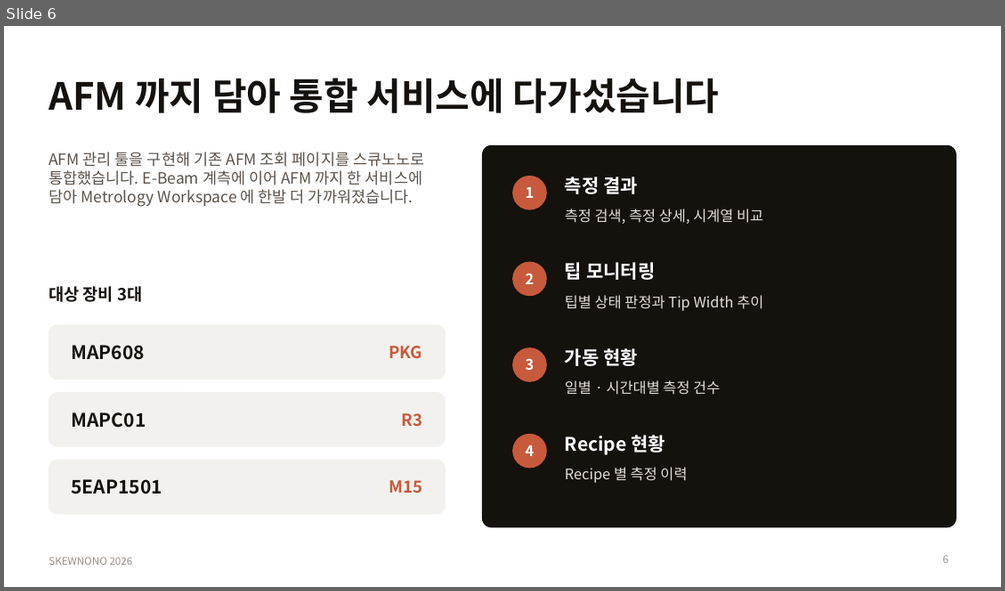
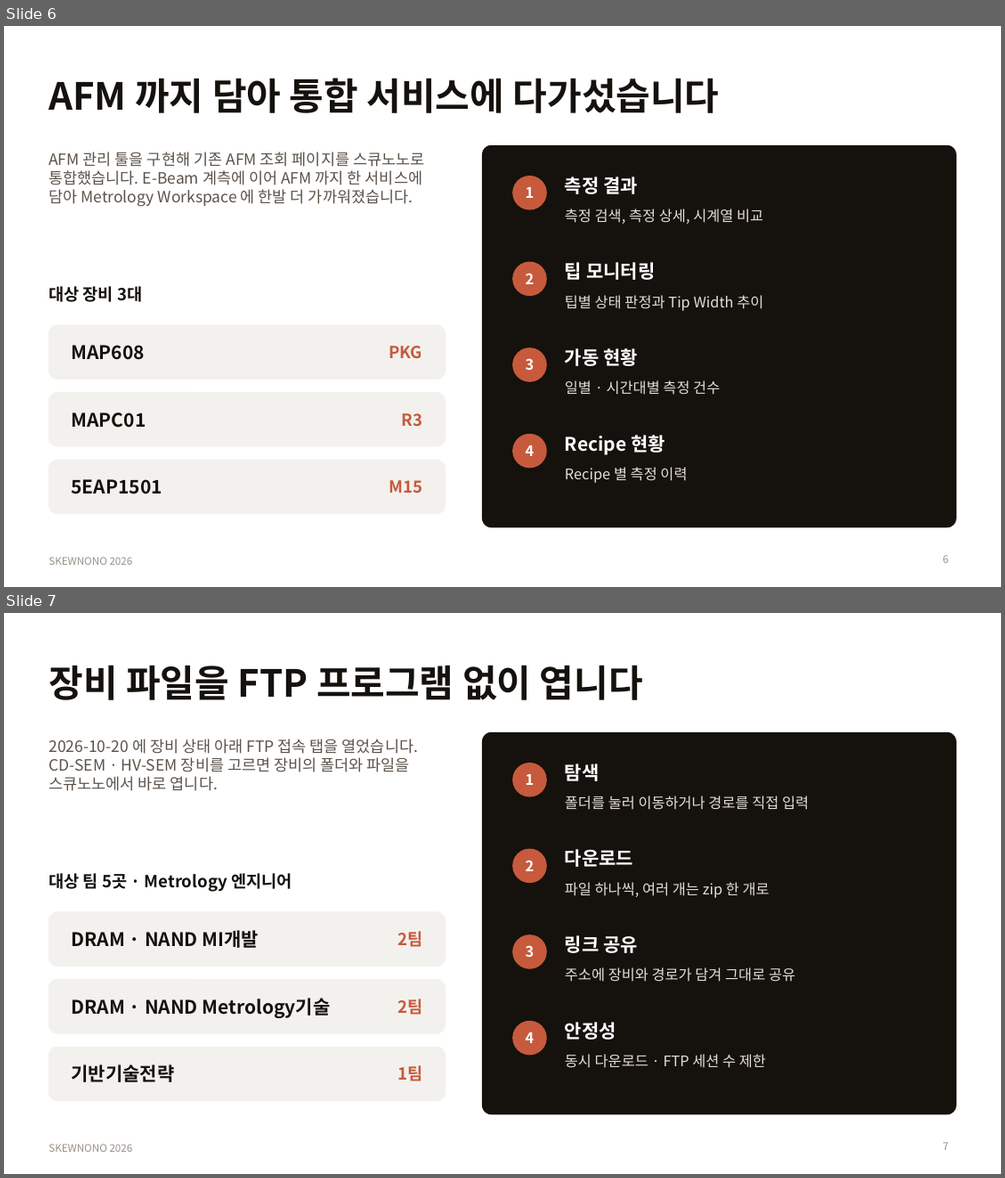
Before and after one commit to DarrenKoi/skewnono_v3_nuxt, a slide deck: docs/progress_report/skewnono_year_end_report_2026.pptx. Shown one above the other, each under a label of ours: slide 6 before the commit, slides 6 and 7 after it. The pictures are 1005x591 and 1005x1178 pixels, drawn with LibreOffice and Linux fonts; fonts in the diff are those of the drawing. Boxes give left, top, right and bottom in pixels: in the first picture for what was removed or moved away, otherwise in the second. Text is boxed around its words. In the diff, an @@ line names an element or a change of style, - is before the commit and + after.

```diff
--- a/docs/progress_report/skewnono_year_end_report_2026.pptx
+++ b/docs/progress_report/skewnono_year_end_report_2026.pptx
@@ slide 7 added at [4,613,1001,1174], background #FFFFFF; not listed: 1 template element that a slide beside it also shows @@
@@ title added at [48,665,643,700], 36 pt, text #15110D, bold @@
+장비 파일을 FTP 프로그램 없이 엽니다
@@ text added at [48,738,418,791], 15 pt, text #5C534A @@
+2026-10-20 에 장비 상태 아래 FTP 접속 탭을 열었습니다. CD-SEM · HV-SEM 장비를 고르면 장비의 폴더와 파일을 스큐노노에서 바로 엽니다.
@@ rounded rectangle added at [483,732,956,1114], fill #15110D, outline #15110D 1 pt @@
@@ ellipse added at [512,763,547,797], fill #C75A3C, 14 pt, text #FFFFFF, bold @@
+1
@@ text added at [565,763,599,781], 18 pt, text #FFFFFF, bold @@
+탐색
@@ text added at [565,795,809,810], 14 pt, text #E3DED8 @@
+폴더를 눌러 이동하거나 경로를 직접 입력
@@ ellipse added at [512,849,547,883], fill #C75A3C, 14 pt, text #FFFFFF, bold @@
+2
@@ text added at [565,849,633,867], 18 pt, text #FFFFFF, bold @@
+다운로드
@@ text added at [48,873,291,892], 16 pt, text #15110D, bold @@
+대상 팀 5곳 · Metrology 엔지니어
@@ text added at [565,882,769,898], 14 pt, text #E3DED8 @@
+파일 하나씩, 여러 개는 zip 한 개로
@@ rounded rectangle added at [48,912,445,966], fill #F3F1EE, outline #F3F1EE 1 pt @@
@@ text added at [72,930,259,948], 18 pt, text #15110D, bold @@
+DRAM · NAND MI개발
@@ text added at [397,931,422,947], 16 pt, text #C75A3C, bold @@
+2팀
@@ ellipse added at [512,934,547,969], fill #C75A3C, 14 pt, text #FFFFFF, bold @@
+3
@@ text added at [565,935,638,953], 18 pt, text #FFFFFF, bold @@
+링크 공유
@@ rounded rectangle added at [48,980,445,1033], fill #F3F1EE, outline #F3F1EE 1 pt @@
@@ text added at [565,967,795,981], 14 pt, text #E3DED8 @@
+주소에 장비와 경로가 담겨 그대로 공유
@@ text added at [72,997,331,1018], 18 pt, text #15110D, bold @@
+DRAM · NAND Metrology기술
@@ text added at [397,998,422,1014], 16 pt, text #C75A3C, bold @@
+2팀
@@ ellipse added at [512,1021,547,1055], fill #C75A3C, 14 pt, text #FFFFFF, bold @@
+4
@@ text added at [565,1022,616,1039], 18 pt, text #FFFFFF, bold @@
+안정성
@@ rounded rectangle added at [48,1046,445,1101], fill #F3F1EE, outline #F3F1EE 1 pt @@
@@ text added at [72,1064,175,1082], 18 pt, text #15110D, bold @@
+기반기술전략
@@ text added at [397,1065,422,1081], 16 pt, text #C75A3C, bold @@
+1팀
@@ text added at [565,1054,766,1068], 14 pt, text #E3DED8 @@
+동시 다운로드 · FTP 세션 수 제한
@@ page number added at [943,1142,948,1150], 10 pt, text #9A9088 @@
+7
```
Also in this commit, not shown: 4 slides changed, 1 other slide added.
